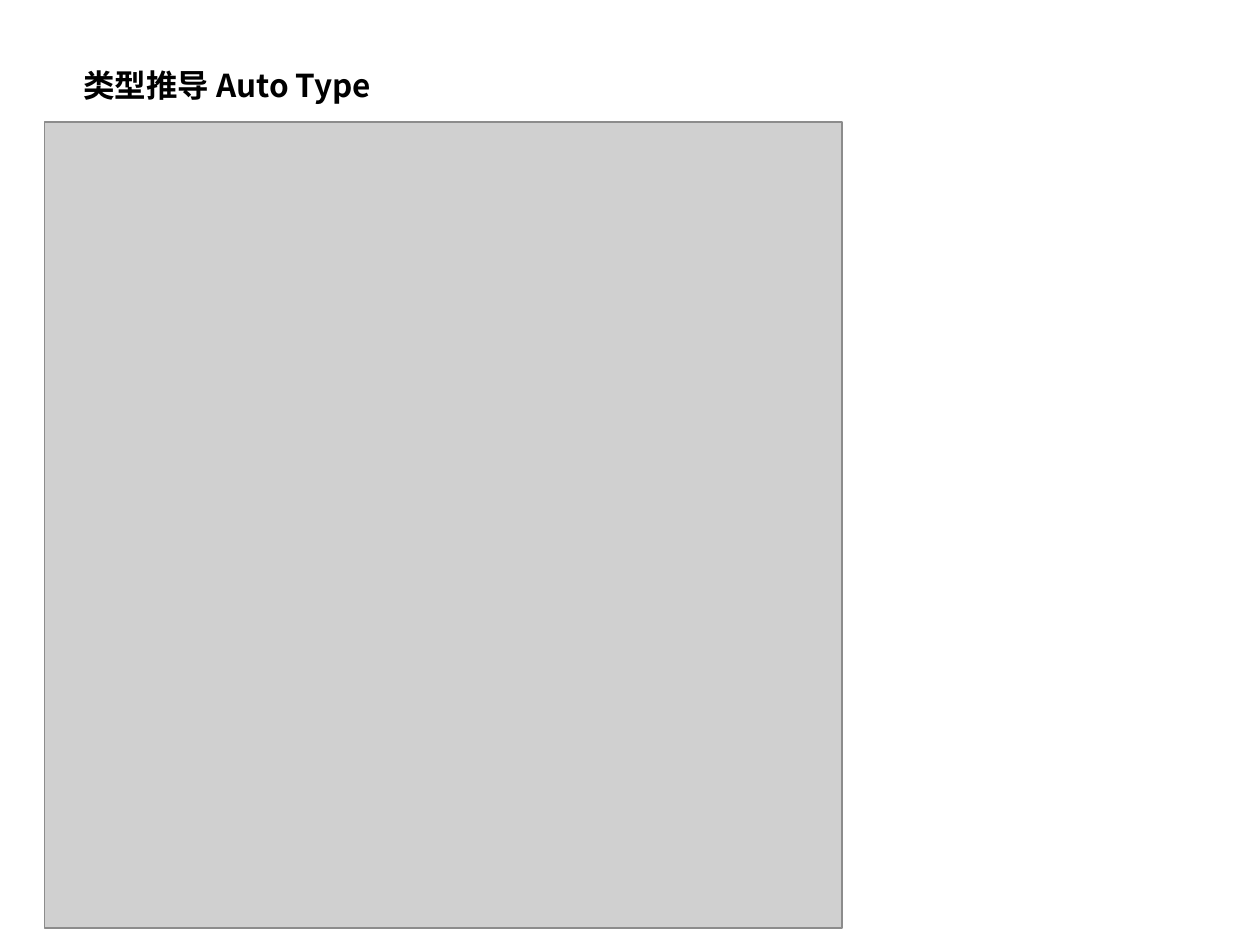
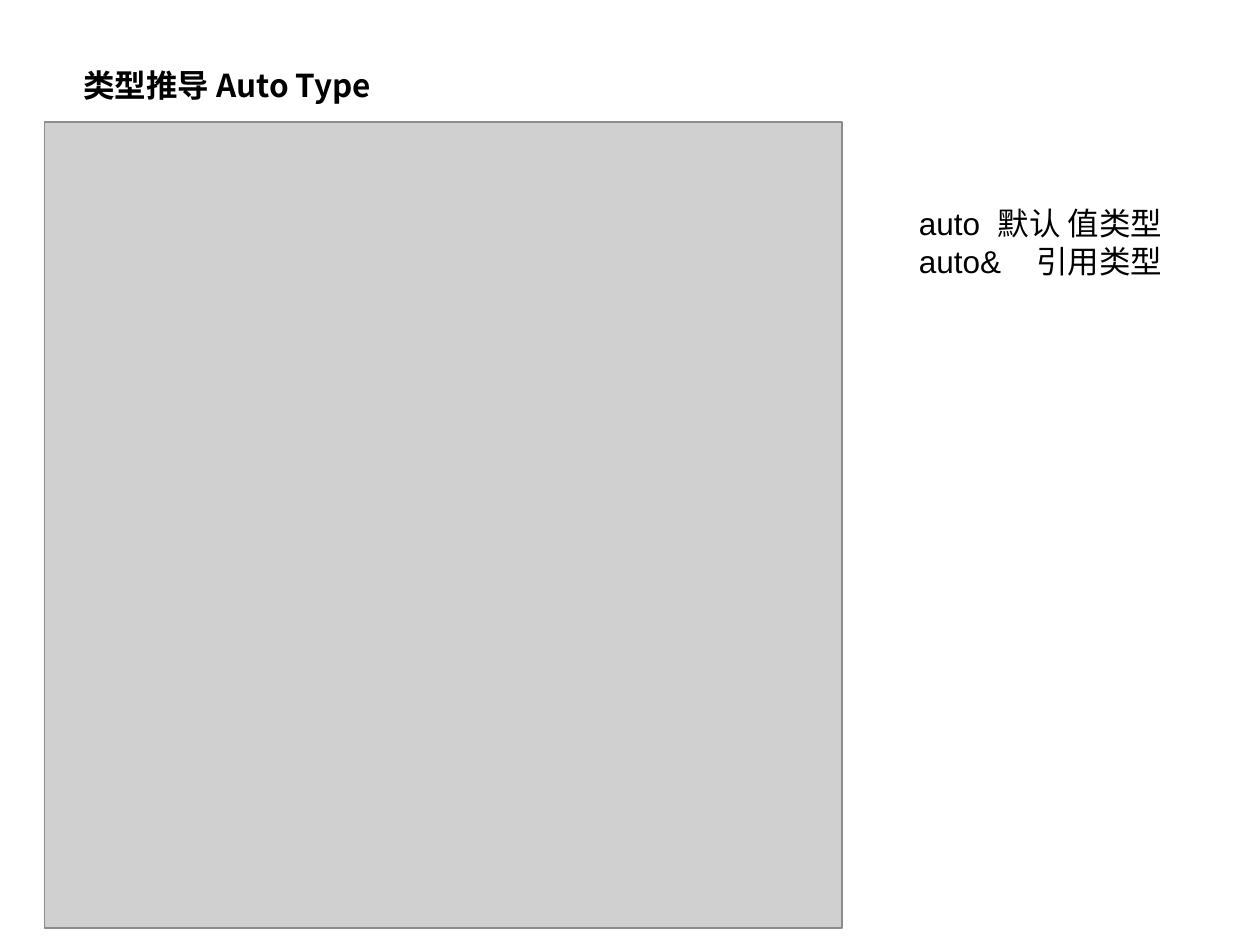
Before and after one commit to pointer1618/projects, a slide deck: slide 24 of lan7/c++11特性.ppt (slide 30 before the commit). Drawn at 1260x945 pixels with LibreOffice and Linux fonts; fonts in the diff are those of the drawing; grey boxes stand for pictures; background and template pictures are left out. Boxes give left, top, right and bottom in pixels: in the first picture for what was removed or moved away, otherwise in the second. Text is boxed around its words. In the diff, an @@ line names an element or a change of style, - is before the commit and + after.

```diff
--- a/lan7/c++11特性.ppt
+++ b/lan7/c++11特性.ppt
@@ text added at bbox=[919, 208, 1162, 276], 18 pt, text #000000 @@
+auto 默认 值类型
+auto& 引用类型
```
Also in this commit, not shown: 9 other slides changed, 4 slides added.
